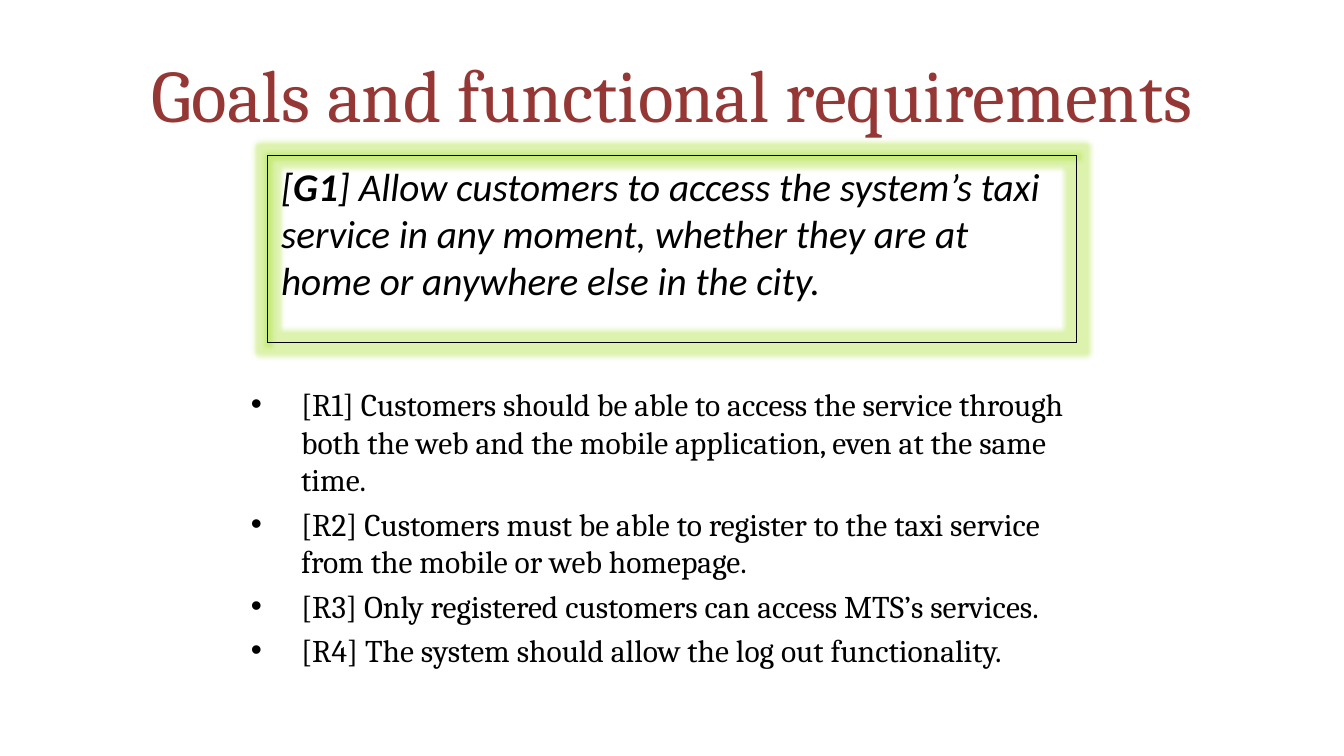
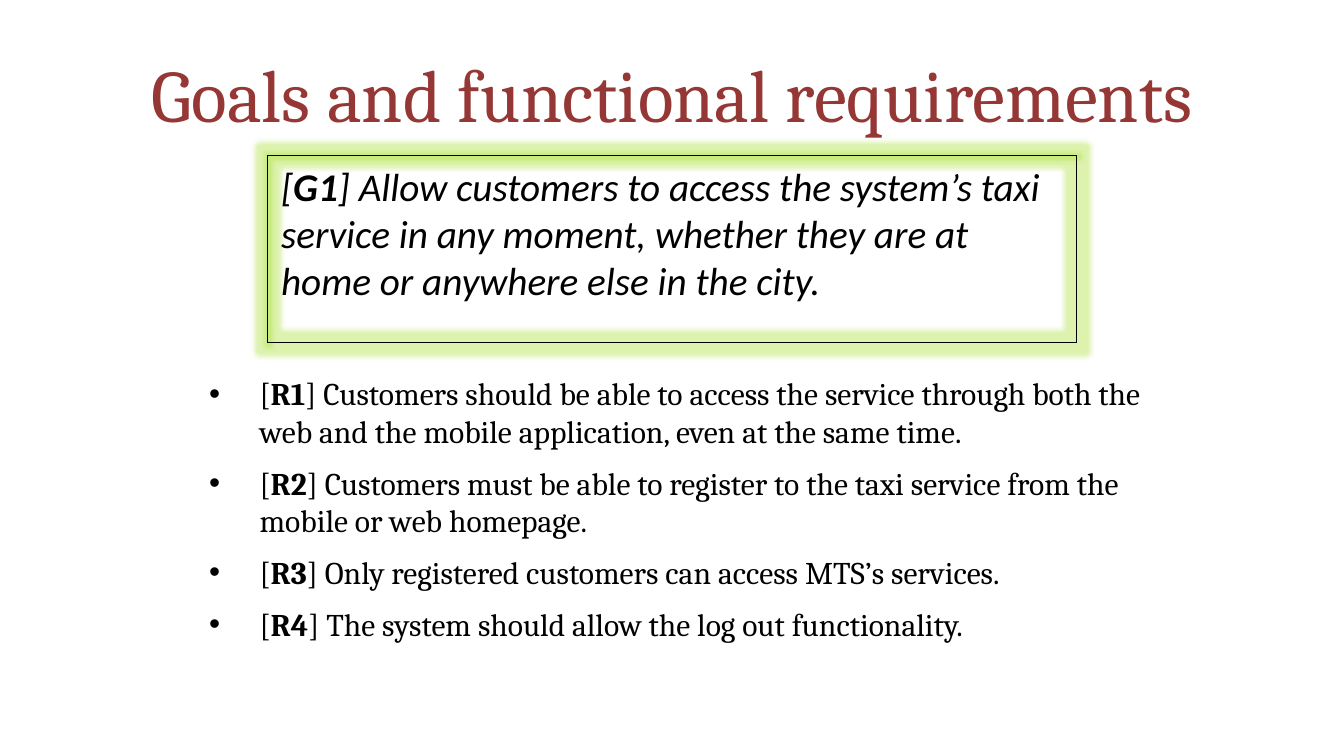
Before and after one commit to MarcoRomani/myTaxyService-SE2-PozziRomani, a slide deck: slide 6 of OtherStuff/FINAL PRESENTATION/MyTaxiService.pptx. Drawn at 1344x756 pixels with LibreOffice and Linux fonts; fonts in the diff are those of the drawing. Boxes give left, top, right and bottom in pixels: in the first picture for what was removed or moved away, otherwise in the second. Text is boxed around its words. In the diff, an @@ line names an element or a change of style, - is before the commit and + after.

```diff
--- a/OtherStuff/FINAL PRESENTATION/MyTaxiService.pptx
+++ b/OtherStuff/FINAL PRESENTATION/MyTaxiService.pptx
@@ text "[R1] Customers should be able ...": place and size @@
-text "[R1] Customers should be able ..." at (301, 393, 1063, 669)
+text "[R1] Customers should be able ..." at (260, 382, 1140, 643)
@@ text "[R1] Customers should be able ..." at (260, 382, 1140, 643): bold on in "[R1]", "[R2]", "[R3]", "[R4]"; more space between paragraphs @@
```
Also in this commit, not shown: 11 other slides changed.
